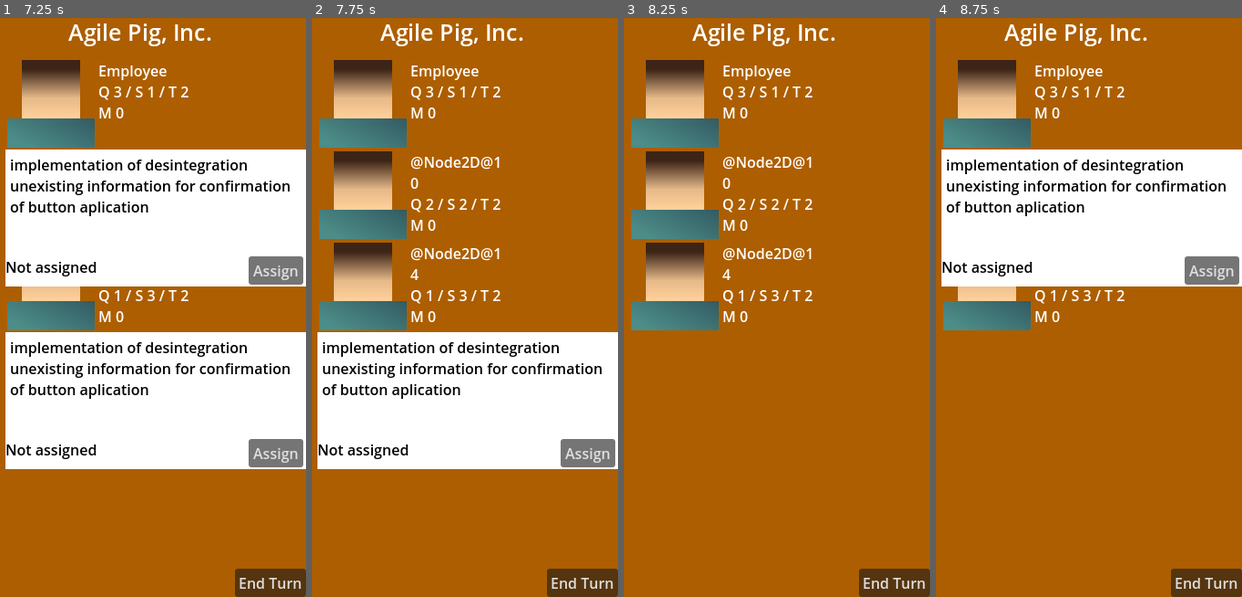
Above: before the commit, frames 1-4 (left to right).
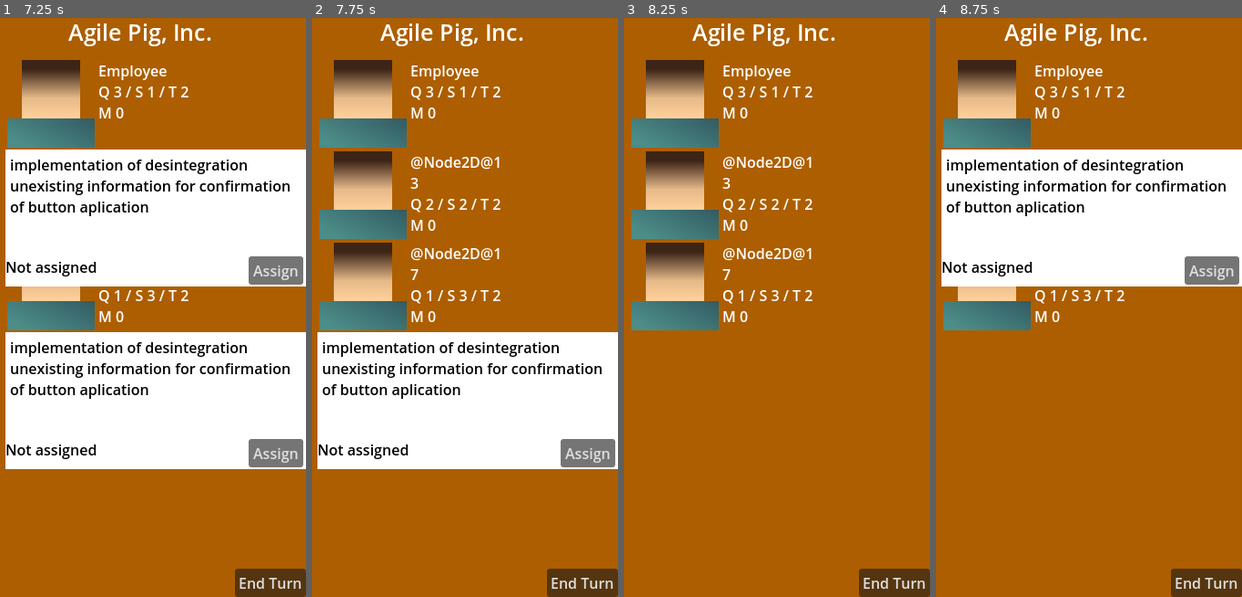
Above: after the commit, the same moments.

Repository: ltbk2023/pig
Game: Godot game, scene res://placeholders/game_placeholder.tscn
The game is run twice, just before and just after one commit, with the same random seed, the same clock (stepped at 60 frames per second) and the same inputs. This scene is started directly instead of the project's main scene.
Inputs (mouse positions are in pixels of both pictures, inside the frame that each line leads up to):
- Up to frame 1 (7.25 s): click "End Turn" at 0.5 s; click "Assign" at 1.25 s; click "End Turn" at 2 s; click "Assign" at 2.75 s; click "End Turn" at 3.5 s; click "Assign" at 4.25 s; tap Enter at 5, 6.5 s; move the mouse to (125, 411) at 5.02 s; click (125, 411) at 5.17 s; tap Space at 5.75 s; move the mouse to (241, 376) at 5.77 s; click (241, 376) at 5.92 s; move the mouse to (42, 191) at 6.52 s; click (42, 191) at 6.67 s
- Up to frame 2 (7.75 s): tap Space at 7.25 s; move the mouse to (471, 284) at 7.27 s; click (471, 284) at 7.42 s
- Up to frame 3 (8.25 s): tap Enter at 8 s; move the mouse to (715, 133) at 8.02 s; click (715, 133) at 8.17 s
- Up to frame 4 (8.75 s): no input

Frame 1 is identical in both runs. In frame 2, less than 0.1% of the frame differs, in the area x 32-35%, y 27-46%; in frame 3, less than 0.1%; in frame 4, nothing differs.

Commit message:
PIG-125: Add Testing view to Game scene

Diff:
--- a/PIG/game/game.tscn
+++ b/PIG/game/game.tscn
@@ -1,8 +1,9 @@
-[gd_scene load_steps=4 format=3 uid="uid://ca2p0ey2167pi"]
+[gd_scene load_steps=5 format=3 uid="uid://ca2p0ey2167pi"]
 
 [ext_resource type="Script" path="res://game/game.gd" id="1_t4wkw"]
 [ext_resource type="PackedScene" uid="uid://btvv1oojseb6c" path="res://view/backlog/backlog.tscn" id="2_1vjop"]
 [ext_resource type="PackedScene" uid="uid://dom60ed6nbcjt" path="res://view/office/office.tscn" id="3_17k77"]
+[ext_resource type="PackedScene" uid="uid://2k4tpybmr0a4" path="res://view/testing/testing.tscn" id="4_mosmf"]
 
 [node name="Game" type="Node2D"]
 script = ExtResource("1_t4wkw")
@@ -26,6 +27,9 @@
 
 [node name="Office" parent="." instance=ExtResource("3_17k77")]
 
+[node name="Testing" parent="." instance=ExtResource("4_mosmf")]
+visible = false
+
 [node name="Hooks" type="Node" parent="."]
 
 [node name="IssueToAssign" type="Node" parent="Hooks"]
